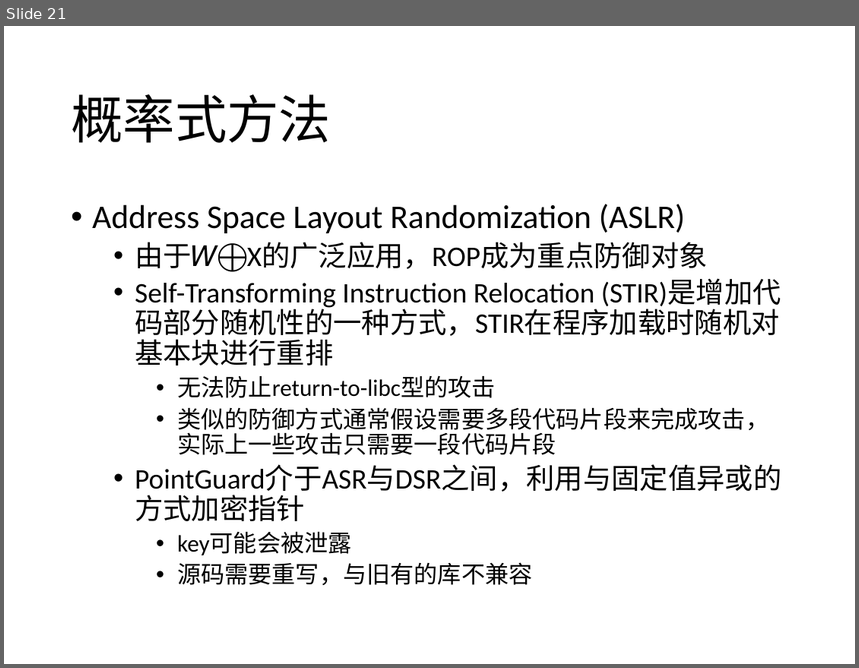
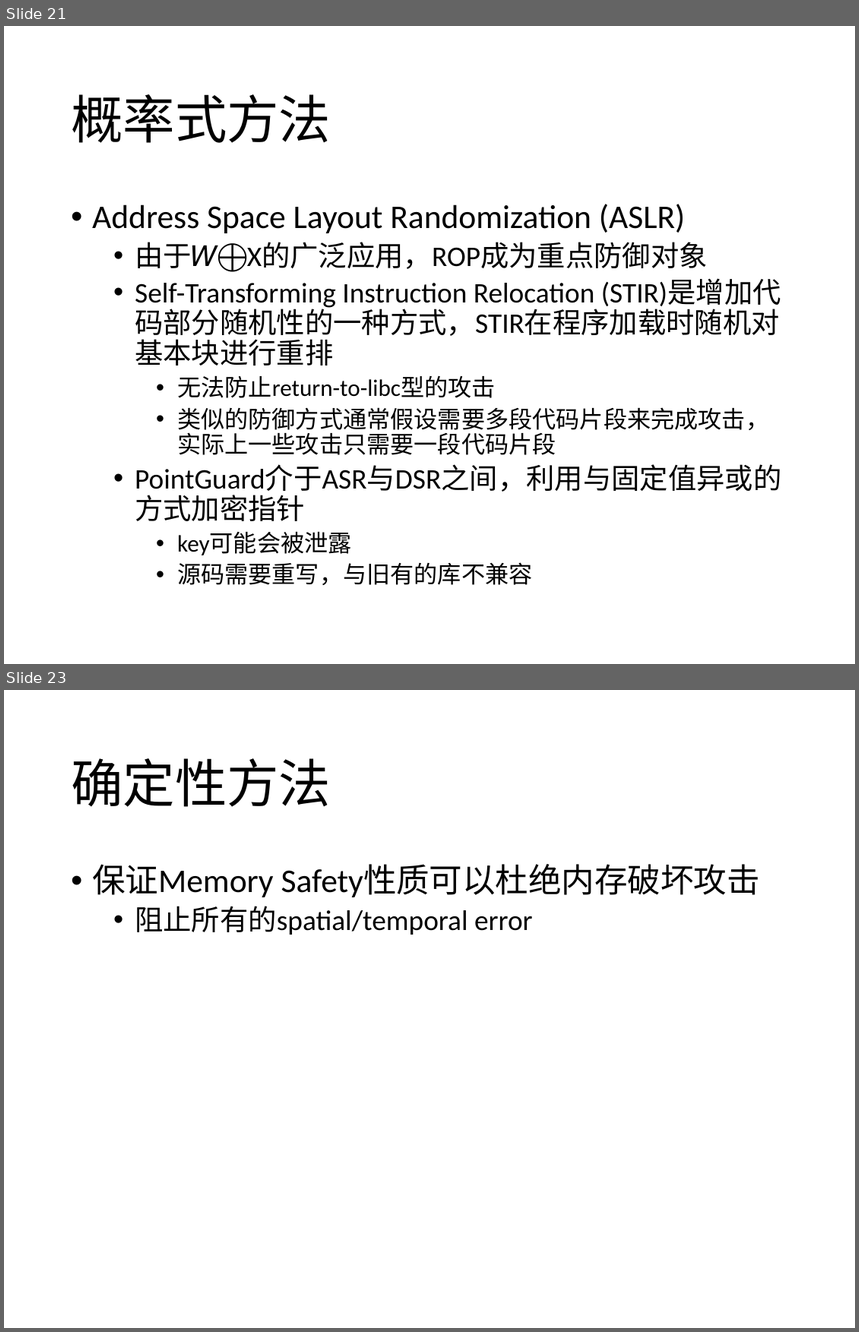
Before and after one commit to CodeATA/Docs, a slide deck: 内存安全报告.pptx. Shown one above the other, each under a label of ours: slide 21 before the commit, slides 21 and 23 after it; the slides between them are not shown. The pictures are 859x668 and 859x1332 pixels, drawn with LibreOffice and Linux fonts; fonts in the diff are those of the drawing. Boxes give left, top, right and bottom in pixels: in the first picture for what was removed or moved away, otherwise in the second. Text is boxed around its words. In the diff, an @@ line names an element or a change of style, - is before the commit and + after.

Commit message:
ppt update

```diff
--- a/内存安全报告.pptx
+++ b/内存安全报告.pptx
@@ slide 23 added at (x1=4, y1=690, x2=855, y2=1328), background #FFFFFF @@
@@ title added at (x1=71, y1=758, x2=331, y2=807), 44 pt, text #000000 @@
+确定性方法
@@ text added at (x1=92, y1=864, x2=760, y2=935), 28 pt, text #000000 @@
+• 保证Memory Safety性质可以杜绝内存破坏攻击
+  • 阻止所有的spatial/temporal error
```
Also in this commit, not shown: 1 slide changed.
